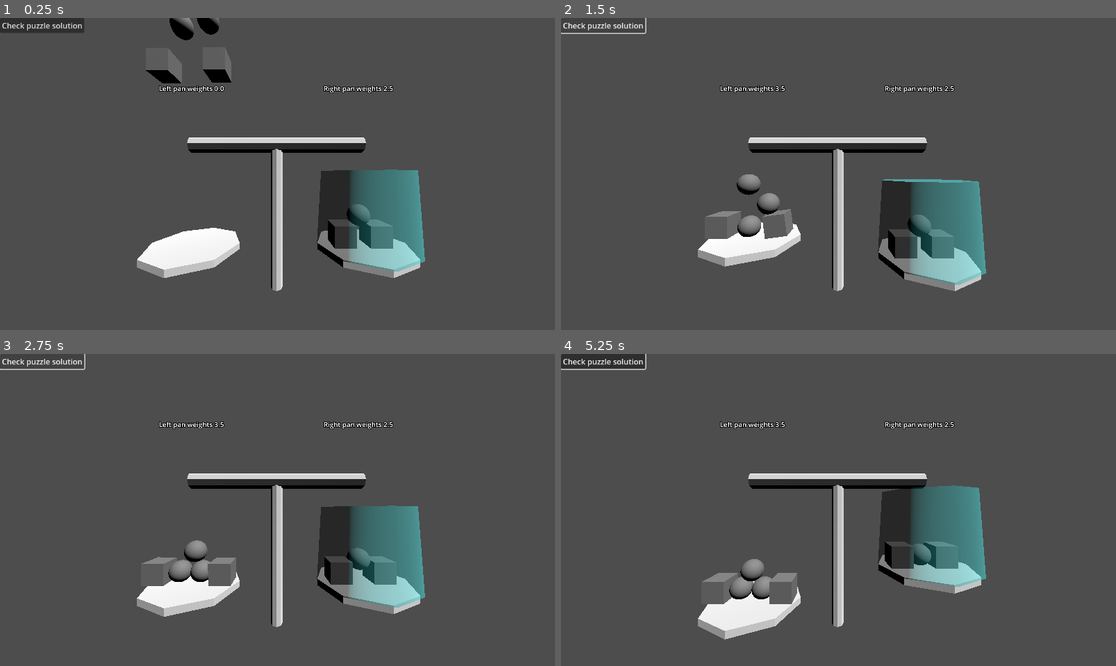
Above: before the commit, frames 1-4 (two rows, left to right).
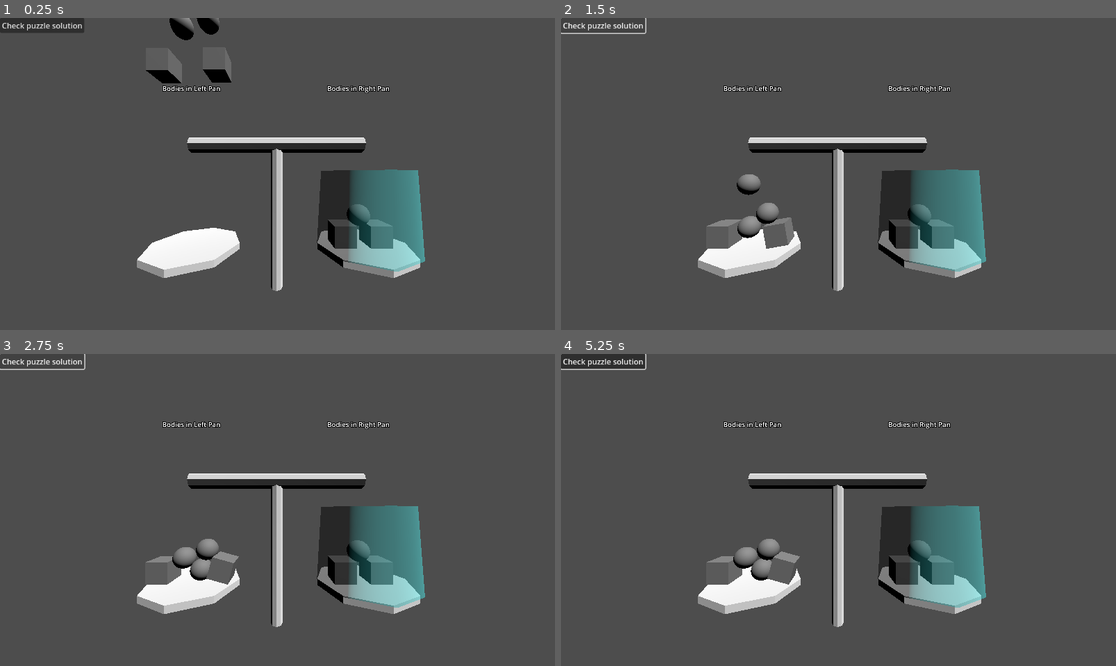
Above: after the commit, the same moments.

Repository: camd67/scale-game
Game: Godot game, scene res://scene/main/main.tscn
Two runs of this game, one before a commit and one after it. Both use one fixed random seed, a clock stepped at 60 frames per second and the inputs below. This scene is started directly instead of the project's main scene.
Inputs (mouse positions are in pixels of both pictures, inside the frame that each line leads up to):
- Up to frame 1 (0.25 s): no input
- Up to frame 2 (1.5 s): click "Check puzzle solution" at 0.5 s; click "Check puzzle solution" at 1.25 s
- Up to frame 3 (2.75 s): click "Check puzzle solution" at 2 s
- Up to frame 4 (5.25 s): move the mouse to (960, 494) at 2.77 s; click (960, 494) at 2.92 s; drag from (727, 525) to (810, 572) at 3.52 s; move the mouse to (894, 441) at 4.27 s; click (894, 441) at 4.42 s; drag from (810, 572) to (672, 463) at 5.02 s

The runs differ from the first frame. In frame 1, 0.3% of the frame differs, in the area x 28-71%, y 21-25%; in frame 2, 5.2%; in frame 3, 2.0%; in frame 4, 7.5%, in the area x 24-77%, y 21-92%.
Error after the commit: Parse Error: Identifier "GameEvents" not declared in the current scope. (res://scene/scale/scale.gd:44)

Commit message:
game events and enter/exit signals

Diff:
--- /dev/null
+++ b/scene/autoload/game_events/game_events.gd
@@ -0,0 +1,14 @@
+extends Node
+
+
+# An object has entered the pan
+signal pan_entered()
+
+func emit_pan_entered() -> void:
+	pan_entered.emit()
+
+# An object has entered the pan
+signal pan_exited()
+
+func emit_pan_exited() -> void:
+	pan_exited.emit()
--- /dev/null
+++ b/scene/autoload/game_events/game_events.tscn
@@ -0,0 +1,6 @@
+[gd_scene load_steps=2 format=3 uid="uid://xne1aciy6j4d"]
+
+[ext_resource type="Script" path="res://scene/autoload/game_events/game_events.gd" id="1_bsf0u"]
+
+[node name="GameEvents" type="Node"]
+script = ExtResource("1_bsf0u")
--- a/audio_stream_player.gd
+++ b/scene/autoload/voice_manager/voice_manager.gd
@@ -17,8 +17,12 @@
 @onready var voices_fall_trash: Array[AudioStream]
 @onready var voices_placement_trash: Array[AudioStream]
 
+@onready var timer: Timer = $Timer
 
-# Called when the node enters the scene tree for the first time.
+var voice_ready: bool = true
+const VOICE_BUFFER: int = 5
+
+
 func _ready() -> void:
 	voices_correct.append_array(load_streams_at_path("res://audio/voice/correct/"))
 	voices_wrong.append_array(load_streams_at_path("res://audio/voice/wrong/"))
@@ -27,6 +31,10 @@
 	voices_start.append_array(load_streams_at_path("res://audio/voice/triggered/start/"))
 	voices_fall.append_array(load_streams_at_path("res://audio/voice/triggered/fall/"))
 	voices_placement.append_array(load_streams_at_path("res://audio/voice/triggered/placement/"))
+
+	GameEvents.pan_entered.connect(on_pan_entered)
+	GameEvents.pan_exited.connect(on_pan_exited)
+	timer.timeout.connect(on_timeout)
 
 
 func load_streams_at_path(path: String) -> Array[AudioStream]:
@@ -115,3 +123,25 @@
 	if voices_placement.size() == 0:
 		voices_placement.append_array(voices_placement_trash)
 		voices_placement_trash.clear()
+
+
+func on_timeout() -> void:
+	voice_ready = true
+
+
+func voice_cooldown() -> void:
+	timer.wait_time = stream.get_length() + VOICE_BUFFER
+	timer.start()
+
+func on_pan_entered() -> void:
+	if voice_ready:
+		voice_ready = false
+		play_random_placement()
+		voice_cooldown()
+
+
+func on_pan_exited() -> void:
+	if voice_ready:
+		voice_ready = false
+		play_random_fall()
+		voice_cooldown()
--- a/scene/autoload/voice_manager/voice_manager.tscn
+++ b/scene/autoload/voice_manager/voice_manager.tscn
@@ -1,9 +1,11 @@
 [gd_scene load_steps=3 format=3 uid="uid://b3kp34rgt260n"]
 
-[ext_resource type="Script" path="res://audio_stream_player.gd" id="1_x10ku"]
+[ext_resource type="Script" path="res://scene/autoload/voice_manager/voice_manager.gd" id="1_x10ku"]
 
 [sub_resource type="AudioStreamRandomizer" id="AudioStreamRandomizer_2ptl8"]
 
 [node name="VoiceManager" type="AudioStreamPlayer"]
 stream = SubResource("AudioStreamRandomizer_2ptl8")
 script = ExtResource("1_x10ku")
+
+[node name="Timer" type="Timer" parent="."]
--- a/scene/scale/scale.gd
+++ b/scene/scale/scale.gd
@@ -41,12 +41,14 @@
 	if body is Grabbable and body.weighable != null:
 		left_pan_weight += body.weighable.weight
 		update_labels()
+		GameEvents.emit_pan_entered()
 
 
 func _on_left_pan_body_exited(body: Node3D) -> void:
 	if body is Grabbable and body.weighable != null:
 		left_pan_weight -= body.weighable.weight
 		update_labels()
+		GameEvents.emit_pan_exited()
 
 
 func _on_right_pan_body_entered(body: Node3D) -> void:
